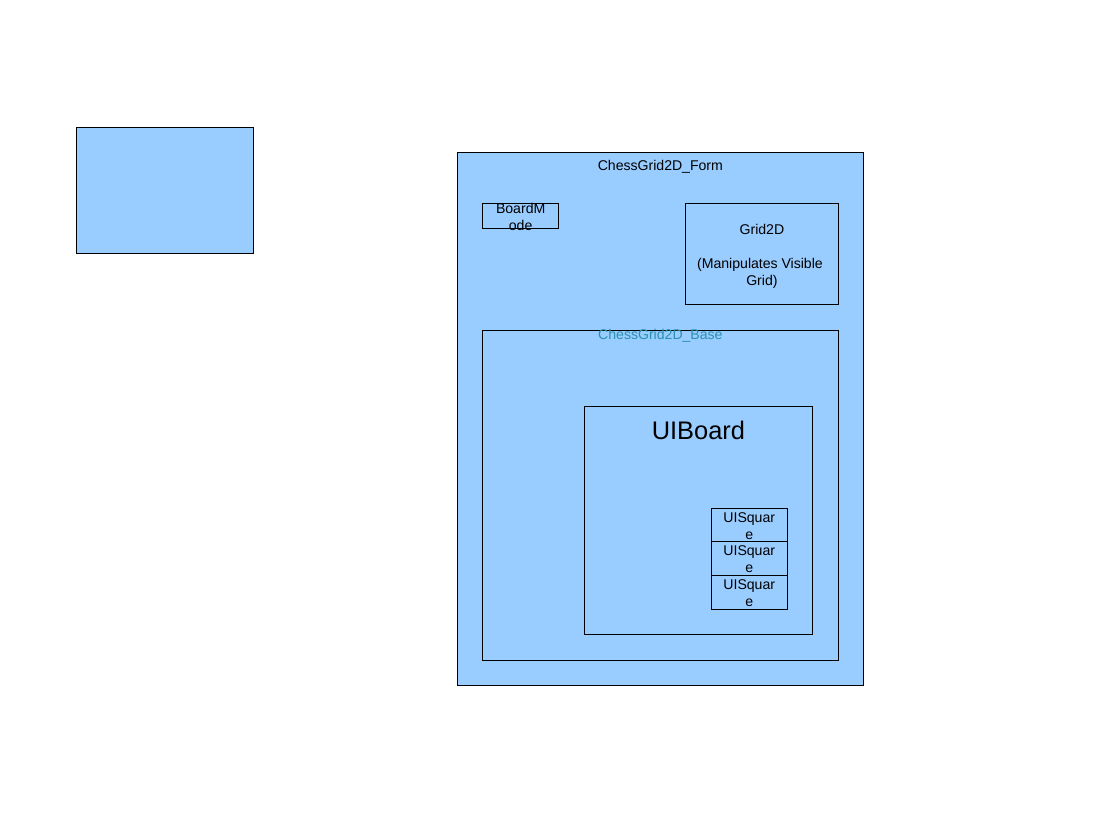
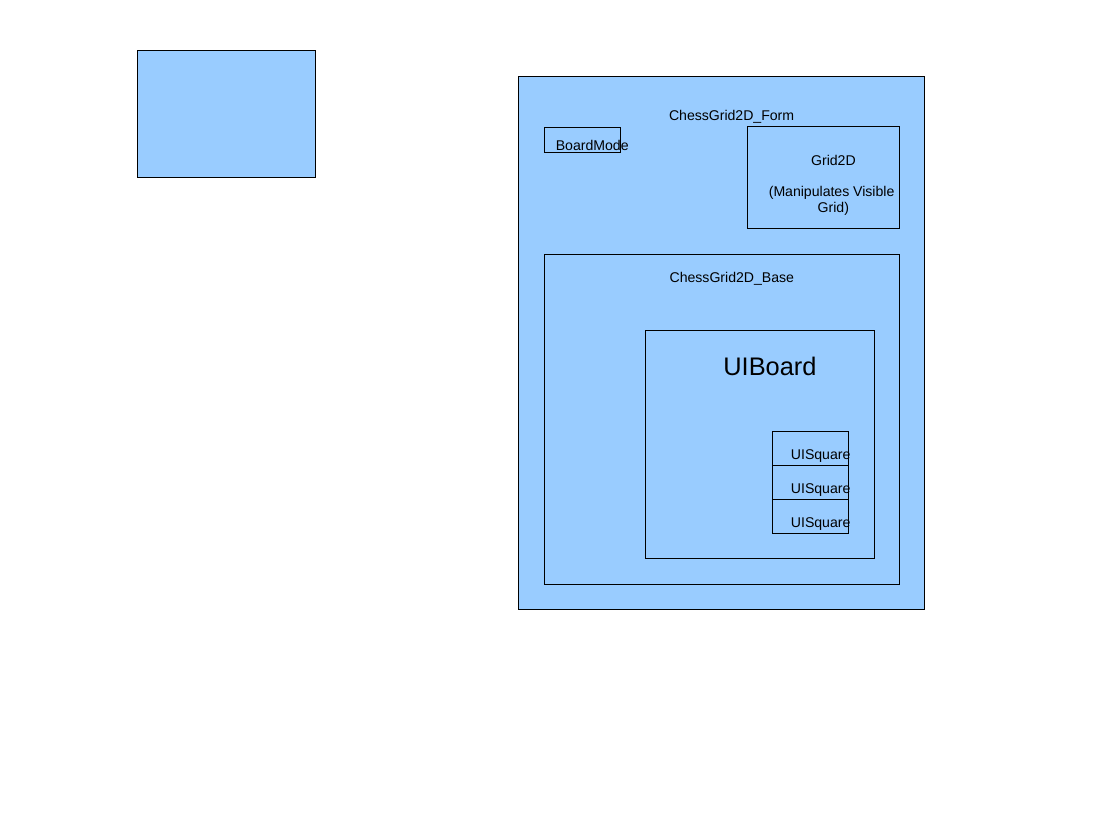
Before and after one commit to KevinGabbert/chessmangler, a slide deck: slide 1 of trunk/Documentation/Overview.odp. Drawn at 1120x840 pixels with LibreOffice and Linux fonts; fonts in the diff are those of the drawing. Boxes give left, top, right and bottom in pixels: in the first picture for what was removed or moved away, otherwise in the second. Text is boxed around its words. In the diff, an @@ line names an element or a change of style, - is before the commit and + after.

```diff
--- a/trunk/Documentation/Overview.odp
+++ b/trunk/Documentation/Overview.odp
@@ freeform shape added at bbox=[138, 51, 316, 178], fill #99CCFF @@
@@ freeform shape added at bbox=[138, 51, 316, 178], outline #000000 0 pt @@
@@ freeform shape added at bbox=[519, 76, 926, 610], fill #99CCFF @@
@@ freeform shape added at bbox=[519, 76, 926, 610], outline #000000 0 pt @@
@@ text "ChessGrid2D_Form": place and size @@
-text "ChessGrid2D_Form" at bbox=[457, 152, 864, 686]
+text "ChessGrid2D_Form" at bbox=[669, 109, 794, 123]
@@ rectangle removed at bbox=[76, 127, 254, 254] @@
@@ freeform shape added at bbox=[545, 127, 621, 152], fill #99CCFF @@
@@ freeform shape added at bbox=[545, 127, 621, 152], outline #000000 0 pt @@
@@ text "BoardMode": place and size @@
-text "BoardMode" at bbox=[483, 203, 559, 229]
+text "BoardMode" at bbox=[556, 139, 629, 153]
@@ freeform shape added at bbox=[747, 127, 899, 229], fill #99CCFF @@
@@ freeform shape added at bbox=[747, 127, 899, 229], outline #000000 0 pt @@
@@ text added at bbox=[811, 154, 856, 165], 10 pt, text #000000 @@
+Grid2D
@@ rectangle removed at bbox=[686, 203, 838, 305] @@
-Grid2D
-(Manipulates Visible
-Grid)
@@ text added at bbox=[769, 185, 894, 199], 10 pt, text #000000 @@
+(Manipulates Visible
@@ text added at bbox=[818, 201, 849, 215], 10 pt, text #000000 @@
+Grid)
@@ freeform shape added at bbox=[545, 254, 900, 584], fill #99CCFF @@
@@ freeform shape added at bbox=[545, 254, 900, 584], outline #000000 0 pt @@
@@ text "ChessGrid2D_Base": place and size @@
-text "ChessGrid2D_Base" at bbox=[483, 330, 838, 661]
+text "ChessGrid2D_Base" at bbox=[670, 271, 794, 285]
@@ text "ChessGrid2D_Base" at bbox=[670, 271, 794, 285]: text colour #2B91AF to #000000; alignment centre to left; vertical alignment middle to top; fill #99CCFF to none; outline #000000 0 pt to none @@
@@ freeform shape added at bbox=[645, 330, 874, 559], fill #99CCFF @@
@@ freeform shape added at bbox=[645, 330, 874, 559], outline #000000 0 pt @@
@@ alignment centre to left; vertical alignment middle to top; fill #99CCFF to none; outline #000000 0 pt to none in 6 elements at bbox=[791, 516, 850, 531], bbox=[791, 482, 850, 497], bbox=[556, 139, 629, 153], bbox=[791, 448, 850, 463], bbox=[669, 109, 794, 123], bbox=[723, 356, 816, 376] @@
@@ text "UIBoard": place and size @@
-text "UIBoard" at bbox=[584, 407, 813, 635]
+text "UIBoard" at bbox=[723, 356, 816, 376]
@@ freeform shape added at bbox=[772, 432, 849, 465], fill #99CCFF @@
@@ freeform shape added at bbox=[772, 432, 849, 465], outline #000000 0 pt @@
@@ text "UISquare": place and size @@
-text "UISquare" at bbox=[711, 576, 788, 610]
+text "UISquare" at bbox=[791, 448, 850, 463]
@@ freeform shape added at bbox=[772, 465, 849, 499], fill #99CCFF @@
@@ freeform shape added at bbox=[772, 465, 849, 499], outline #000000 0 pt @@
@@ text "UISquare": place and size @@
-text "UISquare" at bbox=[711, 542, 788, 575]
+text "UISquare" at bbox=[791, 482, 850, 497]
@@ freeform shape added at bbox=[772, 500, 849, 534], fill #99CCFF @@
@@ freeform shape added at bbox=[772, 500, 849, 534], outline #000000 0 pt @@
@@ text "UISquare": place and size @@
-text "UISquare" at bbox=[711, 508, 788, 542]
+text "UISquare" at bbox=[791, 516, 850, 531]
```
Also in this commit, not shown: 7 slides added, 7 other files.
